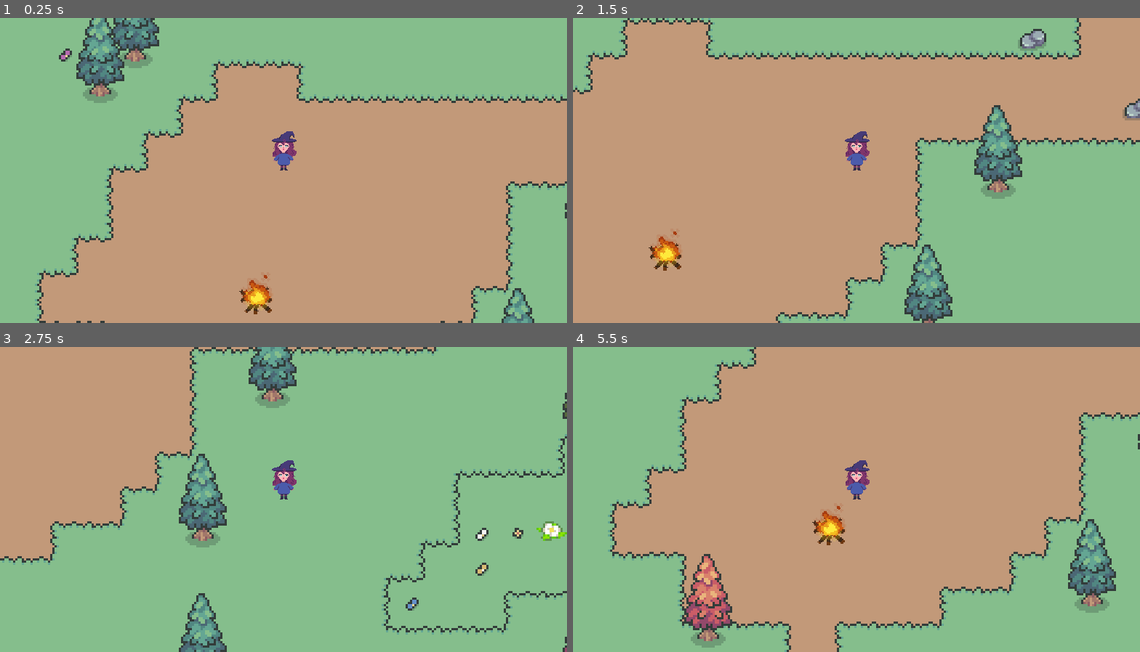
Above: before the commit, frames 1-4 (two rows, left to right).
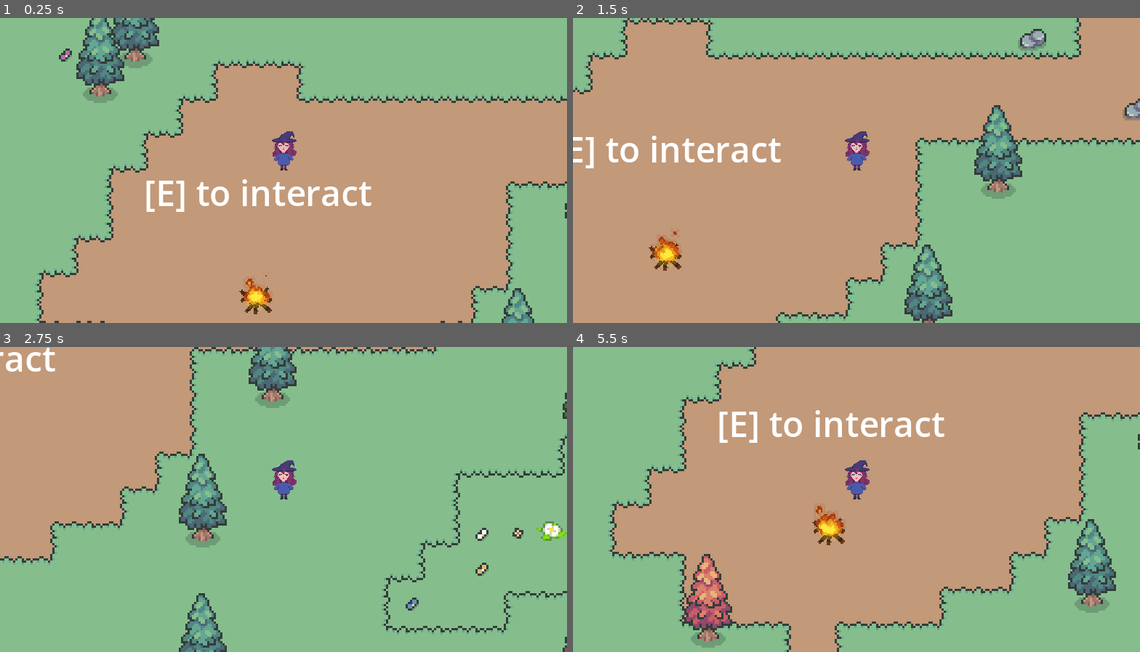
Above: after the commit, the same moments.

Repository: Sopheruss/ForestOfWonders_KikisAdventure
Game: Godot game, scene res://main.tscn
The game is run twice, just before and just after one commit, with the same random seed, the same clock (stepped at 60 frames per second) and the same inputs.
Inputs:
- Up to frame 1 (0.25 s): no input
- Up to frame 2 (1.5 s): tap Enter at 0.5 s; hold D (right) 0.53-1.28 s; hold E (interact, bound only after the commit) 0.53-1.28 s; hold S (down) from 1.28 s (still down); tap E (interact, bound only after the commit) at 1.35 s
- Up to frame 3 (2.75 s): release S (down) at 2.03 s; hold D (right) from 2.03 s (still down); hold E (interact, bound only after the commit) from 2.03 s (still down)
- Up to frame 4 (5.5 s): release D (right) at 2.78 s; release E (interact, bound only after the commit) at 2.78 s; hold W (up) 2.78-3.53 s; tap E (interact, bound only after the commit) at 2.85, 4.35 s; hold E (interact, bound only after the commit) 3.53-4.28 s; hold A (left) 3.53-5.03 s; hold S (down) from 5.03 s (still down); hold E (interact, bound only after the commit) from 5.03 s (still down)

The runs differ from the first frame. In frame 1, 1.4% of the frame differs, in the area x 25-66%, y 52-96%; in frame 2, 1.1%; in frame 3, 0.3%; in frame 4, 1.4%, in the area x 25-66%, y 20-63%.

Commit message:
interaction system
add: interaction (file-structure)
add: interaction area (script)
add; interaction manager (script)
add: auto load the manager script (project settings)
add: interaction keymapping on "E" (project settings)
add: interaction with fire animation, new campfire script (script)
change: add player node to "player" group in order to have references across scenes
change: collision layer+mask for interaction (1,2)

Areas get placed (instantiated!) where we wanna have interactable objects (e.g. campfire) and have signals that get called when body enters and leaves area.
The manager handles the complete interaction logic. Comes with an adjustable label (doesnt work correctly rn).

Ref.: https://youtu.be/ajCraxGAeYU

Diff:
--- /dev/null
+++ b/campfire.gd
@@ -0,0 +1,20 @@
+extends StaticBody2D
+
+@onready var interaction_area = $InteractionArea # reference
+@onready var animation = $Animation # reference
+var is_anim_playing = false  # To track the animation state
+
+func _ready() -> void:
+	interaction_area.interact = Callable(self, "_toggle_animation")
+
+func _toggle_animation():
+	if is_anim_playing:
+		# Stop the animation
+		animation.stop()
+		is_anim_playing = false
+		print("Animation stopped")
+	else:
+		# Play the animation (replace 'fire' with your actual animation name)
+		animation.play("campfire")
+		is_anim_playing = true
+		print("Animation started")
--- a/interaction_area.gd
+++ b/interaction/interaction_area/interaction_area.gd
@@ -5,3 +5,11 @@
 
 var interact: Callable = func(): # kann überschrieben werden
 	pass
+
+
+func _on_body_entered(body: Node2D) -> void:
+	InteractionManager.register_area(self)
+
+
+func _on_body_exited(body: Node2D) -> void:
+	InteractionManager.unregister_area(self)
--- a/interaction/interaction_area/interaction_area.tscn
+++ b/interaction/interaction_area/interaction_area.tscn
@@ -1,3 +1,9 @@
-[gd_scene format=3 uid="uid://b1i6pxhkye86b"]
+[gd_scene load_steps=2 format=3 uid="uid://b1i6pxhkye86b"]
+
+[ext_resource type="Script" path="res://interaction/interaction_area/interaction_area.gd" id="1_oetuc"]
 
 [node name="InteractionArea" type="Area2D"]
+script = ExtResource("1_oetuc")
+
+[connection signal="body_entered" from="." to="." method="_on_body_entered"]
+[connection signal="body_exited" from="." to="." method="_on_body_exited"]
--- a/interaction/interaction_manager.gd
+++ b/interaction/interaction_manager.gd
@@ -16,12 +16,35 @@
 	if index != -1:
 		active_areas.remove_at(index)
 
+
+func _ready():
+	get_tree().node_added.connect(func(_node):
+		player = get_tree().get_first_node_in_group("player")
+	)
+
 func _process(delta):
 	if active_areas.size() > 0 && can_interact:
 		active_areas.sort_custom(_sort_by_distance_to_player)
-
+		label.text = base_text + active_areas[0].action_name
+		label.global_position = active_areas[0].global_position
+		label.global_position.y -= 36
+		label.global_position.x -= label.size.x / 2
+		label.show()
+	else:
+		label.hide()
 
 func _sort_by_distance_to_player(area1,area2):
 	var area1_to_player = player.global_position.distance_to(area1.global_position)
 	var area2_to_player = player.global_position.distance_to(area2.global_position)
 	return  area1_to_player < area2_to_player
+
+
+func _input(event):
+	if event.is_action_pressed("interact") && can_interact:
+		if active_areas.size() > 0:
+			can_interact = false
+			label.hide()
+
+			await active_areas[0].interact.call() # .call() to call our callabale like a function
+
+			can_interact = true
--- a/map.tscn
+++ b/map.tscn
@@ -12,6 +12,8 @@
 [ext_resource type="Texture2D" uid="uid://bl017f1oa76g4" path="res://asset/cuteForest.png" id="7_nh1do"]
 [ext_resource type="Texture2D" uid="uid://brdocuoqlvgnd" path="res://asset/fullAssPack/Props/Flower.png" id="9_6fx60"]
 [ext_resource type="Texture2D" uid="uid://xhwu4eyjm5rx" path="res://asset/fullAssPack/Props/Texture.png" id="10_mwj31"]
+[ext_resource type="Script" path="res://campfire.gd" id="12_logfa"]
+[ext_resource type="PackedScene" uid="uid://b1i6pxhkye86b" path="res://interaction/interaction_area/interaction_area.tscn" id="14_ohrfu"]
 
 [sub_resource type="TileMapPattern" id="TileMapPattern_xyrav"]
 tile_data = PackedInt32Array(0, 262146, 1, 65536, 262146, 2, 131072, 2, 2, 196608, 2, 3)
@@ -626,6 +628,9 @@
 [sub_resource type="RectangleShape2D" id="RectangleShape2D_w6ukc"]
 size = Vector2(15, 11)
 
+[sub_resource type="CircleShape2D" id="CircleShape2D_8h8np"]
+radius = 27.54
+
 [node name="Map" type="Node2D"]
 y_sort_enabled = true
 position = Vector2(688, 927)
@@ -697,14 +702,22 @@
 tile_set = SubResource("TileSet_0l1qp")
 
 [node name="Campfire" type="StaticBody2D" parent="."]
+script = ExtResource("12_logfa")
 
 [node name="Animation" type="AnimatedSprite2D" parent="Campfire"]
 position = Vector2(0, 16)
 scale = Vector2(0.6, 0.6)
 sprite_frames = SubResource("SpriteFrames_1fn06")
 animation = &"campfire"
-frame_progress = 0.895479
+frame = 1
+frame_progress = 0.711467
 
 [node name="CollisionShape2D" type="CollisionShape2D" parent="Campfire"]
 position = Vector2(-0.5, 25.5)
 shape = SubResource("RectangleShape2D_w6ukc")
+
+[node name="InteractionArea" parent="Campfire" instance=ExtResource("14_ohrfu")]
+
+[node name="CollisionShape2D" type="CollisionShape2D" parent="Campfire/InteractionArea"]
+position = Vector2(-1, 25)
+shape = SubResource("CircleShape2D_8h8np")
--- a/player.tscn
+++ b/player.tscn
@@ -21,7 +21,7 @@
 [sub_resource type="RectangleShape2D" id="RectangleShape2D_6qrts"]
 size = Vector2(4.61539, 3.82692)
 
-[node name="Player" type="CharacterBody2D"]
+[node name="Player" type="CharacterBody2D" groups=["player"]]
 z_index = 1
 y_sort_enabled = true
 collision_layer = 3
--- a/project.godot
+++ b/project.godot
@@ -58,6 +58,11 @@
 "events": [Object(InputEventKey,"resource_local_to_scene":false,"resource_name":"","device":-1,"window_id":0,"alt_press …(195 unchanged characters)…
 ]
 }
+interact={
+"deadzone": 0.5,
+"events": [Object(InputEventKey,"resource_local_to_scene":false,"resource_name":"","device":-1,"window_id":0,"alt_pressed":false,"shift_pressed":false,"ctrl_pressed":false,"meta_pressed":false,"pressed":false,"keycode":0,"physical_keycode":69,"key_label":0,"unicode":101,"location":0,"echo":false,"script":null)
+]
+}
 
 [rendering]
 
Not shown: 1 places in map.tscn that only renumber resources
